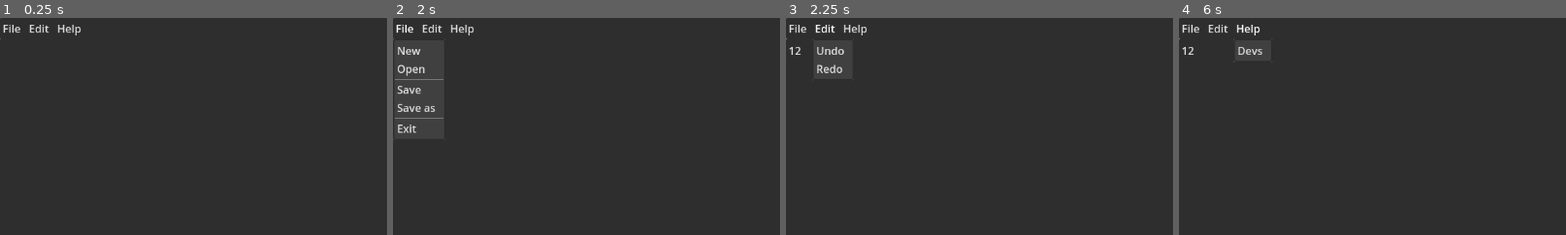
Above: before the commit, frames 1-4 (left to right).
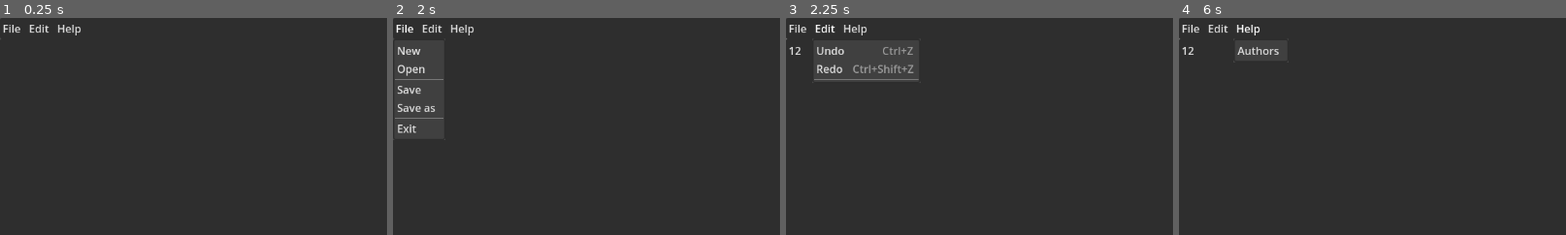
Above: after the commit, the same moments.

Repository: stalker57241/edit-project
Game: Godot game, scene res://scenes/main_scene/main_scene.tscn
Same seed, same stepped clock (60 frames per second), same inputs: the game is played once before the commit and once after it.
Inputs (mouse positions are % of the whole screen's width and height, from its top left):
- Up to frame 1 (0.25 s): no input
- Up to frame 2 (2 s): click (50, 51) at 0.52 s; type "12" at 0.6 s; click "File" at 1.25 s
- Up to frame 3 (2.25 s): click "Edit" at 2 s
- Up to frame 4 (6 s): click "File" at 2.75 s; click "Edit" at 3.5 s; click "File" at 4.25 s; click "Edit" at 5 s; click "Help" at 5.75 s
The pictures show only the part of the screen within x 0-50%, y 0-50%; the shares and areas given below are measured in that part.

Frames 1-2 are identical in both runs. In frame 3, 0.6% of the frame differs, in the area x 6-35%, y 13-30%; in frame 4, 0.2%.

Commit message:
undo/redo buttons linked

Diff:
--- a/scenes/main_scene/main_scene.gd
+++ b/scenes/main_scene/main_scene.gd
@@ -1,15 +1,65 @@
 extends VBoxContainer
 
 
+enum FileBtnMenu {
+	NEW = 0,
+	OPEN = 1,
+	SAVE = 3,
+	SAVE_AS = 4,
+	EXIT = 6,
+}
+
+enum EditBtnMenu {
+	UNDO = 0,
+	REDO = 1,
+}
+enum HelpBtnMenu {
+	AUTHORS = 0
+}
+@export
+var undo_shortcut: Shortcut
+@export
+var redo_shortcut: Shortcut
+
 # Called when the node enters the scene tree for the first time.
 func _ready():
-	pass # Replace with function body.
+	var file_btn_popup: PopupMenu = %FileBtn.get_popup()
+	var edit_btn_popup: PopupMenu = %EditBtn.get_popup()
+	var help_btn_popup: PopupMenu = %HelpBtn.get_popup()
+
+	if self.undo_shortcut != null: edit_btn_popup.set_item_shortcut(0, self.undo_shortcut, false)
+	if self.redo_shortcut != null: edit_btn_popup.set_item_shortcut(1, self.redo_shortcut, false)
+
+	file_btn_popup.id_pressed.connect(file_btn_popup_id_pressed)
+	edit_btn_popup.id_pressed.connect(edit_btn_popup_id_pressed)
+	help_btn_popup.id_pressed.connect(help_btn_popup_id_pressed)
 
 
-# Called every frame. 'delta' is the elapsed time since the previous frame.
-func _process(delta):
-	pass
+func file_btn_popup_id_pressed(id: int) -> void:
+	match id:
+		FileBtnMenu.NEW:
+			%Edit.text = ""
+		FileBtnMenu.OPEN:
+			pass
+		FileBtnMenu.SAVE:
+			pass
+		FileBtnMenu.SAVE_AS:
+			pass
+		FileBtnMenu.EXIT:
+			get_tree().quit(0)
 
+func edit_btn_popup_id_pressed(id: int) -> void:
+	match id:
+		EditBtnMenu.UNDO:
+			if %Edit.has_undo(): %Edit.undo()
+
+		EditBtnMenu.REDO:
+			if %Edit.has_redo(): %Edit.redo()
+
+func help_btn_popup_id_pressed(id: int) -> void:
+	match id:
+		HelpBtnMenu.AUTHORS:
+			pass
 
 func _on_edit_caret_changed():
 	var row = %Edit.get_caret_line(0)
--- a/scenes/main_scene/main_scene.tscn
+++ b/scenes/main_scene/main_scene.tscn
@@ -1,6 +1,20 @@
-[gd_scene load_steps=2 format=3 uid="uid://m7je3w2tokkh"]
+[gd_scene load_steps=6 format=3 uid="uid://m7je3w2tokkh"]
 
 [ext_resource type="Script" path="res://scenes/main_scene/main_scene.gd" id="1_5oc6w"]
+
+[sub_resource type="InputEventAction" id="InputEventAction_aui82"]
+action = &"ui_undo"
+pressed = true
+
+[sub_resource type="Shortcut" id="Shortcut_soxg5"]
+events = [SubResource("InputEventAction_aui82")]
+
+[sub_resource type="InputEventAction" id="InputEventAction_xig7x"]
+action = &"ui_redo"
+pressed = true
+
+[sub_resource type="Shortcut" id="Shortcut_sknvw"]
+events = [SubResource("InputEventAction_xig7x")]
 
 [node name="MainScene" type="VBoxContainer"]
 anchors_preset = 15
@@ -10,6 +24,8 @@
 grow_vertical = 2
 theme_override_constants/separation = 0
 script = ExtResource("1_5oc6w")
+undo_shortcut = SubResource("Shortcut_soxg5")
+redo_shortcut = SubResource("Shortcut_sknvw")
 
 [node name="MenuBar" type="PanelContainer" parent="."]
 layout_mode = 2
@@ -43,18 +59,21 @@
 unique_name_in_owner = true
 layout_mode = 2
 text = "Edit"
-item_count = 2
+item_count = 3
 popup/item_0/text = "Undo"
 popup/item_0/id = 0
 popup/item_1/text = "Redo"
 popup/item_1/id = 1
+popup/item_2/text = ""
+popup/item_2/id = 2
+popup/item_2/separator = true
 
 [node name="HelpBtn" type="MenuButton" parent="MenuBar/HBoxContainer"]
 unique_name_in_owner = true
 layout_mode = 2
 text = "Help"
 item_count = 1
-popup/item_0/text = "Devs"
+popup/item_0/text = "Authors"
 popup/item_0/id = 0
 
 [node name="Edit" type="TextEdit" parent="."]
